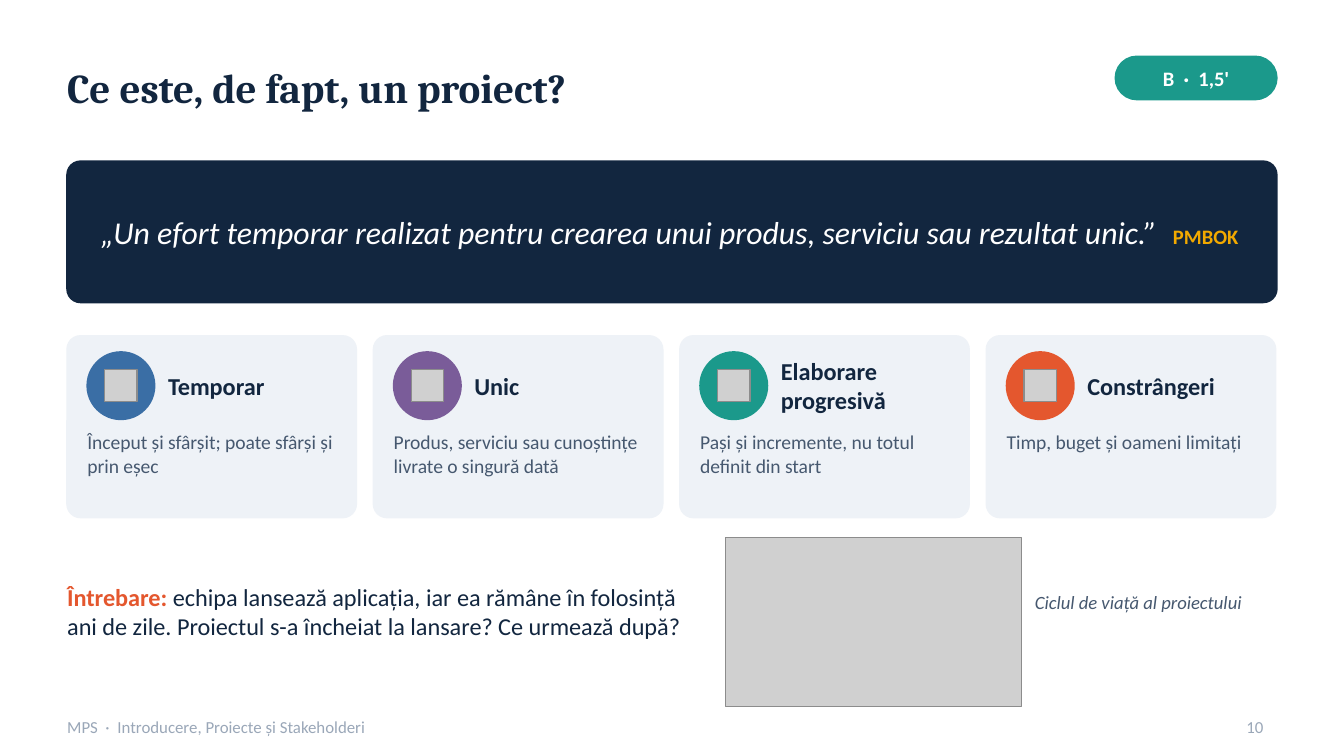
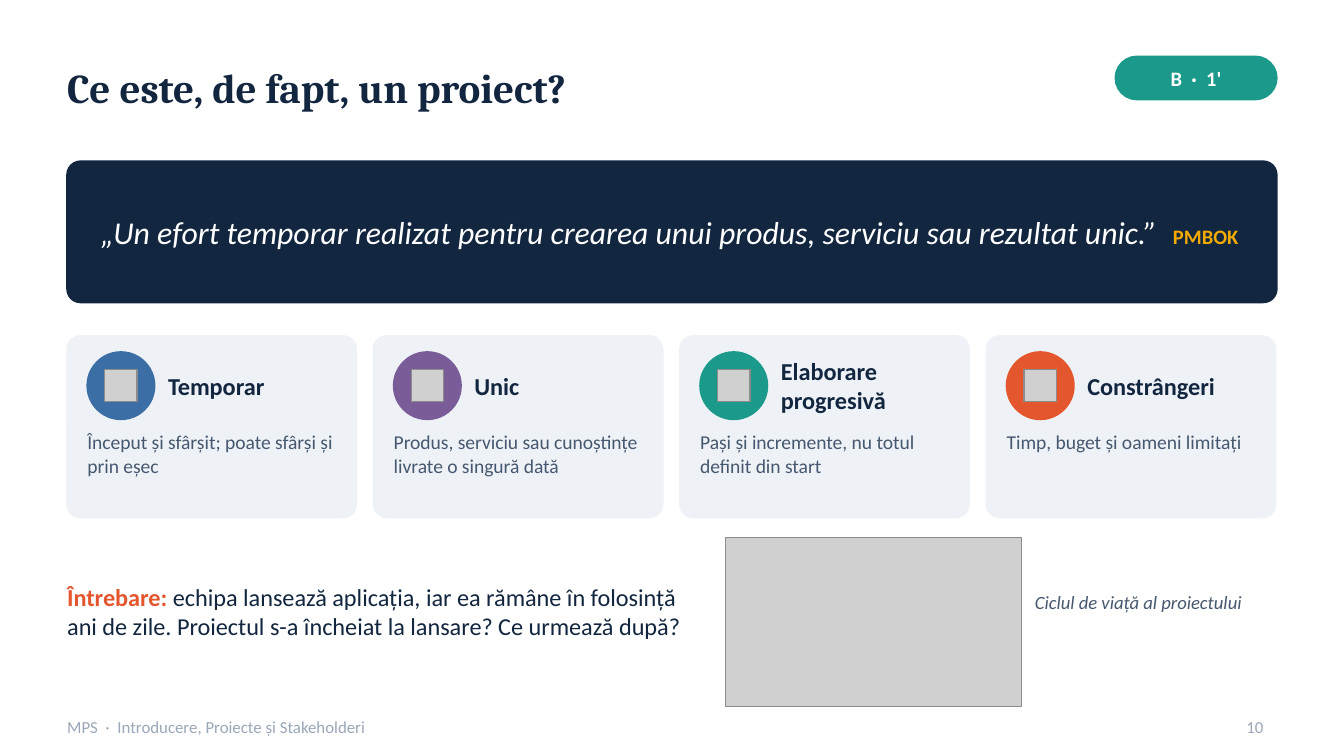
Before and after one commit to dobrinz123/PREZENTARE_MPS, a slide deck: slide 10 of Prezentare_MPS.pptx. Drawn at 1344x756 pixels with LibreOffice and Linux fonts; fonts in the diff are those of the drawing; grey boxes stand for pictures. Boxes give left, top, right and bottom in pixels: in the first picture for what was removed or moved away, otherwise in the second. Text is boxed around its words. In the diff, an @@ line names an element or a change of style, - is before the commit and + after.

```diff
--- a/Prezentare_MPS.pptx
+++ b/Prezentare_MPS.pptx
@@ text at (x1=1171, y1=72, x2=1221, y2=86): text changed @@
-B · 1,5'
+B · 1'
```
Also in this commit, not shown: 15 other slides changed, 1 other file.
